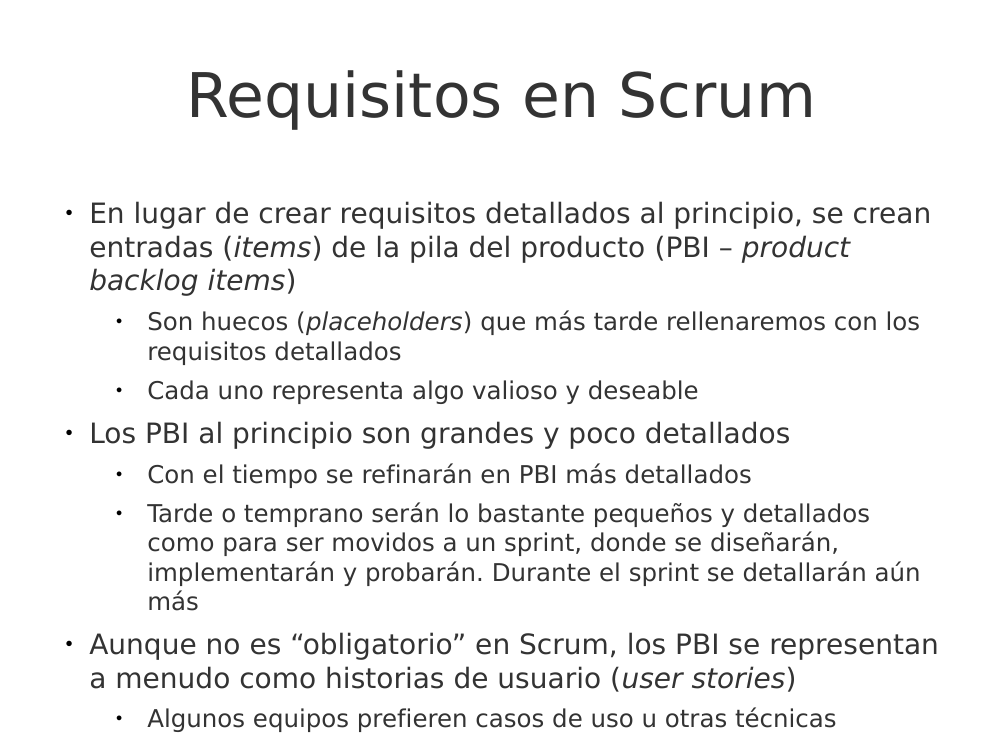
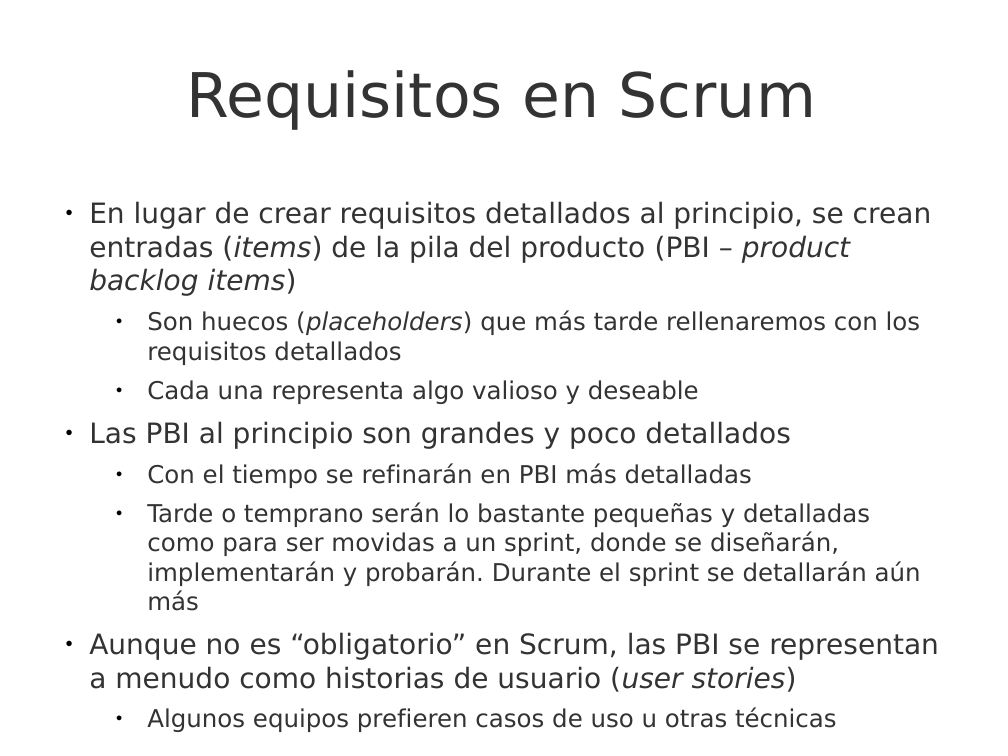
Before and after one commit to UNIZAR-30248-GeProSoft/scrum-slides, a slide deck: slide 5 of 7i_GPS-S04-Scrum-RequisitosHistoriasUsuario.odp. Drawn at 1008x756 pixels with LibreOffice and Linux fonts; fonts in the diff are those of the drawing; background and template pictures are left out. Boxes give left, top, right and bottom in pixels: in the first picture for what was removed or moved away, otherwise in the second. Text is boxed around its words. In the diff, an @@ line names an element or a change of style, - is before the commit and + after.

Commit message:
Pequeños cambios

```diff
--- a/7i_GPS-S04-Scrum-RequisitosHistoriasUsuario.odp
+++ b/7i_GPS-S04-Scrum-RequisitosHistoriasUsuario.odp
@@ text at box(89, 341, 939, 692): text changed @@
-  ● Cada uno representa algo valioso y deseable
-● Los PBI al principio son grandes y poco detallados
-  ● Con el tiempo se refinarán en PBI más detallados
-  ● Tarde o temprano serán lo bastante pequeños y detallados como para ser movidos a un sprint, donde se diseñarán, implementarán y probarán. Durante el sprint se detallarán aún más
-● Aunque no es “obligatorio” en Scrum, los PBI se representan a menudo como historias de usuario (user stories)
+  ● Cada una representa algo valioso y deseable
+● Las PBI al principio son grandes y poco detallados
+  ● Con el tiempo se refinarán en PBI más detalladas
+  ● Tarde o temprano serán lo bastante pequeñas y detalladas como para ser movidas a un sprint, donde se diseñarán, implementarán y probarán. Durante el sprint se detallarán aún más
+● Aunque no es “obligatorio” en Scrum, las PBI se representan a menudo como historias de usuario (user stories)
```
Also in this commit, not shown: 20 other slides changed, 4 slides added, 2 slides removed, 1 other file.
